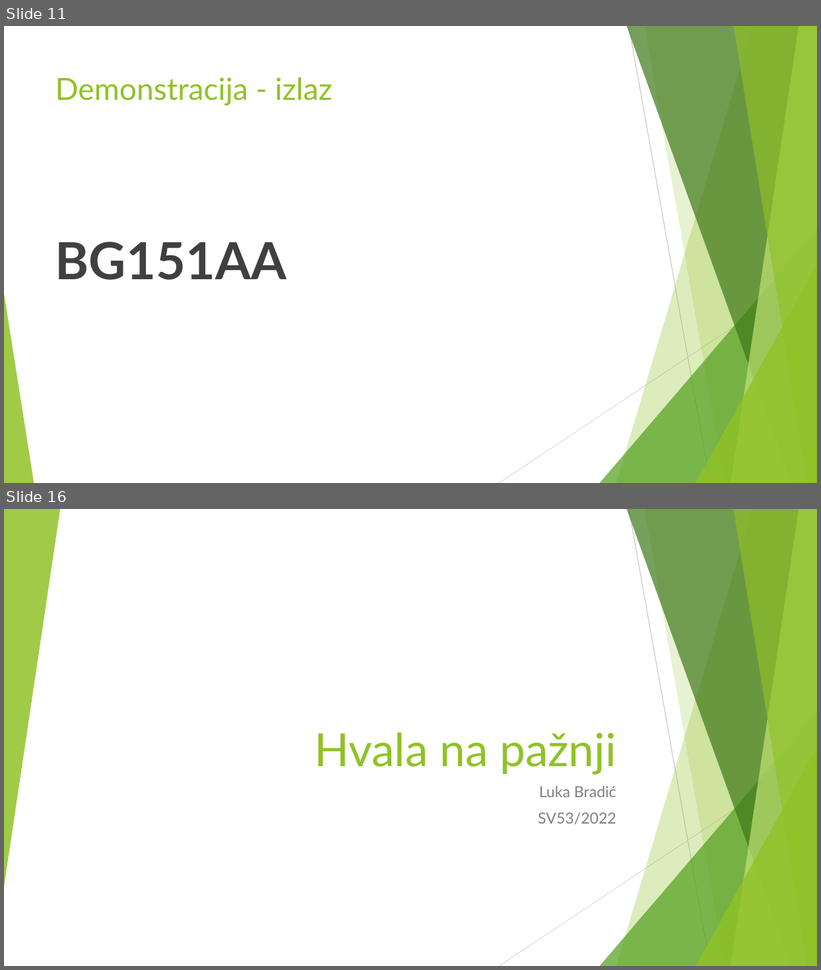
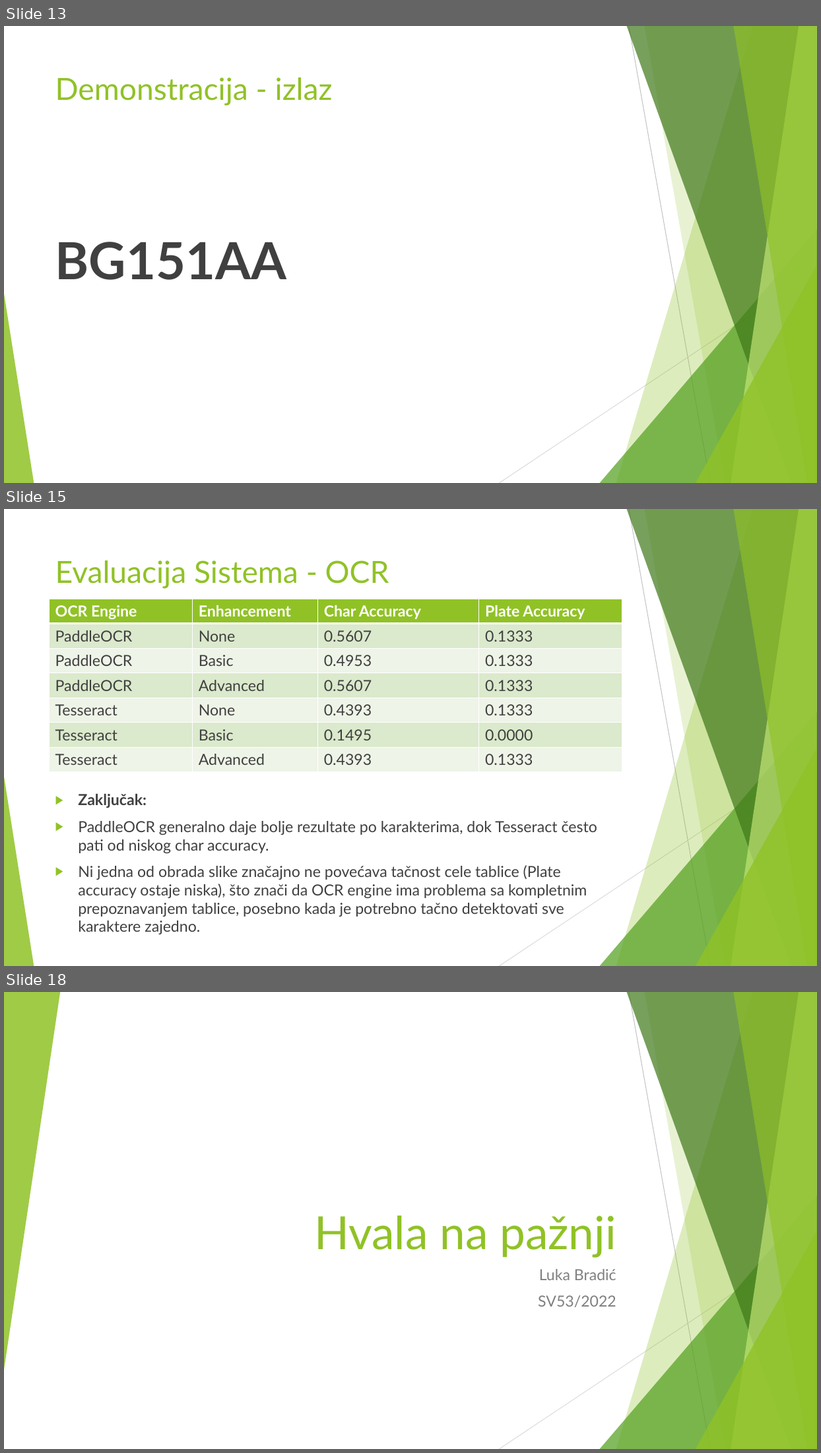
Before and after one commit to Bruda04/license-plate-detection, a slide deck: doc/License Plate Detection.pptx. Shown one above the other, each under a label of ours: slides 11 and 16 before the commit, slides 13, 15 and 18 after it; the slides between them are not shown. The pictures are 821x970 and 821x1453 pixels, drawn with LibreOffice and Linux fonts; fonts in the diff are those of the drawing. Boxes give left, top, right and bottom in pixels: in the first picture for what was removed or moved away, otherwise in the second. Text is boxed around its words. In the diff, an @@ line names an element or a change of style, - is before the commit and + after.

```diff
--- a/doc/License Plate Detection.pptx
+++ b/doc/License Plate Detection.pptx
@@ slide 15 added at <box>4,509,817,966</box>, background #FFFFFF; not listed: 10 template elements that a slide beside it also shows @@
@@ title added at <box>55,560,389,589</box>, 36 pt, text #90C226 @@
+Evaluacija Sistema - OCR
@@ table added at <box>49,599,622,772</box>, 7 rows, 4 columns @@
+OCR Engine | Enhancement | Char Accuracy | Plate Accuracy
+PaddleOCR | None | 0.5607 | 0.1333
+PaddleOCR | Basic | 0.4953 | 0.1333
+PaddleOCR | Advanced | 0.5607 | 0.1333
+Tesseract | None | 0.4393 | 0.1333
+Tesseract | Basic | 0.1495 | 0.0000
+Tesseract | Advanced | 0.4393 | 0.1333
@@ text added at <box>78,794,597,935</box>, 18 pt, text #404040 @@
+▶ Zaključak:
+▶ PaddleOCR generalno daje bolje rezultate po karakterima, dok Tesseract često pati od niskog char accuracy.
+▶ Ni jedna od obrada slike značajno ne povećava tačnost cele tablice (Plate accuracy ostaje niska), što znači da OCR engine ima problema sa kompletnim prepoznavanjem tablice, posebno kada je potrebno tačno detektovati sve karaktere zajedno.
@@ what was slide 11 is now slide 13 @@
@@ what was slide 16 is now slide 18 @@
```
Also in this commit, not shown: 1 slide changed, 2 other slides added, 1 slide removed.
